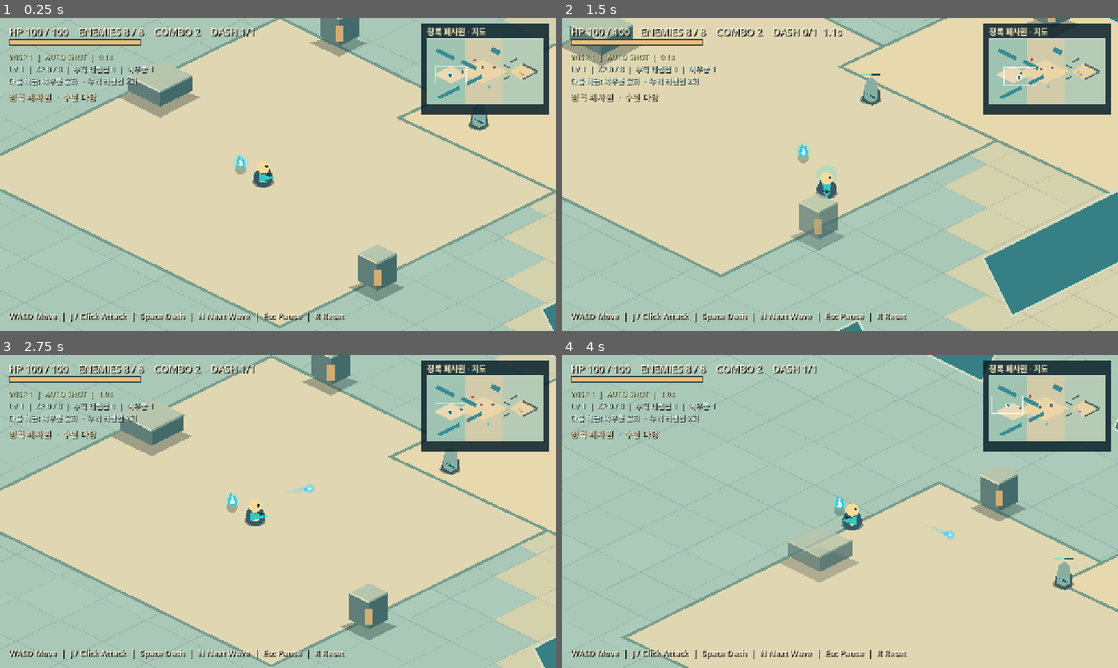
Above: before the commit, frames 1-4 (two rows, left to right).
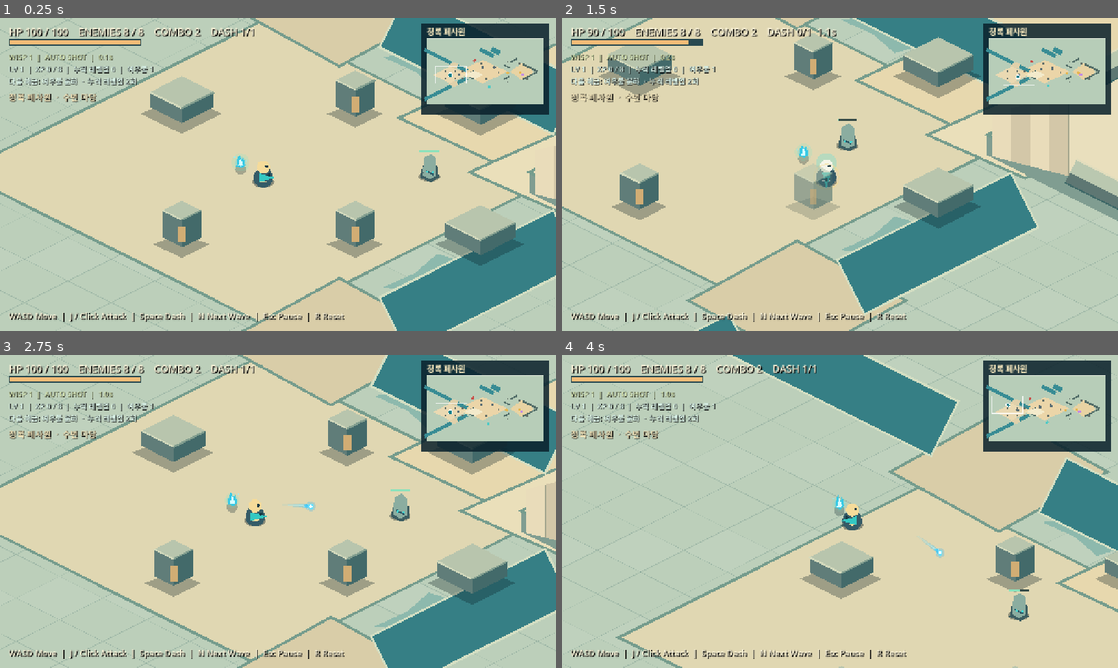
Above: after the commit, the same moments.

Repository: noru358/new-game
Game: Godot game, scene res://game/temple_region.tscn
Same seed, same stepped clock (60 frames per second), same inputs: the game is played once before the commit and once after it.
Inputs (mouse positions are in pixels of both pictures, inside the frame that each line leads up to):
- Up to frame 1 (0.25 s): no input
- Up to frame 2 (1.5 s): tap Enter at 0.5 s; move the mouse to (962, 158) at 0.52 s; hold D (move_right) 0.53-1.28 s; hold J (attack) 0.53-1.28 s; click (962, 158) at 0.67 s; move the mouse to (728, 190) at 1.27 s; hold S (move_down) from 1.28 s (still down); tap Space (dash) at 1.35 s
- Up to frame 3 (2.75 s): move the mouse to (333, 442) at 2.02 s; release S (move_down) at 2.03 s; hold D (move_right) from 2.03 s (still down); tap R at 2.1 s
- Up to frame 4 (4 s): move the mouse to (812, 574) at 2.77 s; release D (move_right) at 2.78 s; hold W (move_up) 2.78-3.53 s; tap K at 2.85 s; click (812, 574) at 2.92 s; move the mouse to (1006, 558) at 3.52 s; hold A (move_left) from 3.53 s (still down); tap 1 at 3.6 s

The runs differ from the first frame. In frame 1, 25% of the frame differs, in the area x 0-100%, y 0-100%; in frame 2, 39%; in frame 3, 27%; in frame 4, 22%.

Commit message:
Structure waterside courtyard with crossings and raised terrace

Diff:
--- a/game/temple_minimap.gd
+++ b/game/temple_minimap.gd
@@ -20,19 +20,26 @@
 func _draw() -> void:
 	if not is_instance_valid(region):
 		return
-	draw_rect(Rect2(Vector2.ZERO, size), Color("afc8b6"))
-	draw_rect(_map_rect(Rect2(0, 0, 1250, 2160)), Color("9fc4b2"))
-	draw_rect(_map_rect(Rect2(1250, 0, 1250, 2160)), Color("d2cba9"))
-	draw_rect(_map_rect(Rect2(2500, 0, 1340, 2160)), Color("b6cbb6"))
-	_draw_plaza(Vector2(790, 1180), 580.0, 285.0, Color("ead9b2"))
+	draw_rect(Rect2(Vector2.ZERO, size), Color("b7cdb8"))
+	_draw_plaza(region.WEST_COURT_CENTER, region.WEST_COURT_HALF.x, region.WEST_COURT_HALF.y, Color("ead9b2"))
+	_draw_plaza(region.WEST_UPPER_LANDING, 200.0, 110.0, Color("e0d0aa"))
+	_draw_plaza(region.WEST_LOWER_LANDING, 200.0, 110.0, Color("e0d0aa"))
 	_draw_plaza(Vector2(1830, 1080), 820.0, 385.0, Color("ebd5a8"))
 	_draw_plaza(Vector2(3130, 1080), 400.0, 280.0, Color("e8d3a3"))
+	_draw_plaza(region.WEST_GATE, 180.0, 80.0, Color("f0e0b5"))
+	_draw_plaza(region.UPPER_TERRACE_CENTER, region.UPPER_TERRACE_HALF.x, region.UPPER_TERRACE_HALF.y, Color("f3eacb"))
+	for patch in region.WET_BANK_AREAS:
+		draw_colored_polygon(_map_points(PackedVector2Array(patch)), Color("8db9ad"))
 	for i in range(region.WATER_AREAS.size()):
 		var world_points: PackedVector2Array = region.rotated_rect_points(region.WATER_AREAS[i], region.WATER_ANGLES[i])
 		draw_colored_polygon(_map_points(world_points), Color("388c94"))
 	for i in range(region.WALL_AREAS.size()):
 		var world_points: PackedVector2Array = region.rotated_rect_points(region.WALL_AREAS[i], region.WALL_ANGLES[i])
 		draw_colored_polygon(_map_points(world_points), Color("526d68"))
+	for prop in region.view_props:
+		if prop is ViewProp:
+			var footprint := _map_point(prop.global_position)
+			draw_rect(Rect2(footprint - Vector2(2.0, 2.0), Vector2(4.0, 4.0)), Color("65716a"))
 	var view_size: Vector2 = Vector2(1280, 720) / region.camera.zoom
 	var view_center: Vector2 = region.camera.get_screen_center_position()
 	var world_view := Rect2(view_center - view_size * 0.5, view_size)
--- a/game/temple_region.gd
+++ b/game/temple_region.gd
@@ -6,29 +6,43 @@
 const GROUND_REDRAW_DISTANCE := 96.0
 const REGION_SIZE := Vector2(3840, 2160)
 const PLAYER_START := Vector2(760, 1190)
+const WEST_COURT_CENTER := Vector2(760, 1180)
+const WEST_COURT_HALF := Vector2(560, 280)
+const WEST_UPPER_LANDING := Vector2(900, 875)
+const WEST_LOWER_LANDING := Vector2(900, 1485)
+const WEST_GATE := Vector2(1320, 1180)
+const UPPER_TERRACE_CENTER := Vector2(1550, 1180)
+const UPPER_TERRACE_HALF := Vector2(300, 150)
 const ENEMY_POINTS := [
-	Vector2(1180, 1080), Vector2(1850, 930), Vector2(2230, 940),
+	Vector2(1090, 1180), Vector2(1850, 930), Vector2(2230, 940),
 	Vector2(3090, 1100), Vector2(1580, 710), Vector2(2670, 1120),
 	Vector2(2070, 1570), Vector2(3160, 1180)
 ]
 const PILLAR_POINTS := [
-	Vector2(570, 1030), Vector2(900, 930), Vector2(970, 1380),
-	Vector2(1400, 990), Vector2(1800, 820), Vector2(1940, 1330),
+	Vector2(610, 1060), Vector2(930, 1060), Vector2(610, 1300),
+	Vector2(930, 1300), Vector2(1800, 820), Vector2(1940, 1330),
 	Vector2(2350, 1110), Vector2(2650, 760), Vector2(2650, 1410),
-	Vector2(3040, 810), Vector2(3290, 1330)
+	Vector2(3040, 810), Vector2(3290, 1330),
+	Vector2(1160, 1060), Vector2(1160, 1300)
 ]
 const WATER_AREAS := [
-	Rect2(280, 450, 650, 120), Rect2(1110, 800, 530, 120),
-	Rect2(350, 1710, 760, 120), Rect2(1270, 1300, 560, 120),
+	Rect2(-132, 520, 984, 112), Rect2(980, 924, 358, 112),
+	Rect2(-132, 1724, 984, 112), Rect2(980, 1324, 358, 112),
+	Rect2(1700, 400, 530, 120),
 	Rect2(2110, 330, 310, 160)
 ]
-const WATER_ANGLES := [DIAMOND_ANGLE, DIAMOND_ANGLE, -DIAMOND_ANGLE, -DIAMOND_ANGLE, DIAMOND_ANGLE]
+const WATER_ANGLES := [DIAMOND_ANGLE, DIAMOND_ANGLE, -DIAMOND_ANGLE, -DIAMOND_ANGLE, DIAMOND_ANGLE, DIAMOND_ANGLE]
+const WET_BANK_AREAS := [
+	[Vector2(980, 968), Vector2(1040, 995), Vector2(1080, 1030), Vector2(1130, 1015), Vector2(1185, 1050), Vector2(1210, 1010), Vector2(1090, 955)],
+	[Vector2(980, 1392), Vector2(1040, 1365), Vector2(1080, 1330), Vector2(1130, 1345), Vector2(1185, 1310), Vector2(1210, 1350), Vector2(1090, 1405)]
+]
 const WALL_AREAS := [
 	Rect2(2500, 880, 230, 50), Rect2(2500, 1260, 230, 50),
 	Rect2(3120, 925, 540, 52), Rect2(3120, 1183, 540, 52),
-	Rect2(2740, 680, 240, 50)
-]
-const WALL_ANGLES := [DIAMOND_ANGLE, -DIAMOND_ANGLE, DIAMOND_ANGLE, -DIAMOND_ANGLE, -DIAMOND_ANGLE]
+	Rect2(2740, 680, 240, 50),
+	Rect2(1391, 1054, 168, 28), Rect2(1391, 1279, 168, 28)
+]
+const WALL_ANGLES := [DIAMOND_ANGLE, -DIAMOND_ANGLE, DIAMOND_ANGLE, -DIAMOND_ANGLE, -DIAMOND_ANGLE, -DIAMOND_ANGLE, DIAMOND_ANGLE]
 const SPAWN_AREAS := [
 	Rect2(380, 730, 760, 670), Rect2(1260, 650, 1000, 800),
 	Rect2(1810, 1500, 780, 470), Rect2(2540, 780, 380, 620),
@@ -49,9 +63,9 @@
 		var pillar: ViewProp = ViewPropScript.new()
 		pillar.name = "TemplePillar%d" % i
 		pillar.position = PILLAR_POINTS[i]
-		pillar.footprint_radius = 38.0 if i % 4 == 0 else 31.0
+		pillar.footprint_radius = 42.0 if i >= 11 else 38.0 if i % 4 == 0 else 31.0
 		add_child(pillar)
-		pillar.configure(1 if i % 4 == 0 else 0, VIEW_PITCH)
+		pillar.configure(1 if i >= 11 or i % 4 == 0 else 0, VIEW_PITCH)
 		view_props.append(pillar)
 	for i in range(WATER_AREAS.size()):
 		_add_block(WATER_AREAS[i], true, WATER_ANGLES[i])
@@ -92,7 +106,7 @@
 	wisp_status.get_parent().add_child(panel)
 	var title := Label.new()
 	title.position = Vector2(13, 6)
-	title.text = "청록 폐사원 · 지도"
+	title.text = "청록 폐사원"
 	title.add_theme_font_size_override("font_size", 18)
 	title.add_theme_color_override("font_color", Color("f5e7bd"))
 	panel.add_child(title)
@@ -163,7 +177,7 @@
 			var center := diamond_grid_point(u, v)
 			if center.x < -80.0 or center.x > REGION_SIZE.x + 80.0 or center.y < -40.0 or center.y > REGION_SIZE.y + 40.0 or not visible.grow(80.0).has_point(center):
 				continue
-			var color := Color("a9c8b7") if center.x < 1250.0 else Color("d4d1ad") if center.x < 2500.0 else Color("bed1bd")
+			var color := Color("bccfba")
 			if (u + v) % 4 == 0:
 				color = color.lightened(0.04)
 			var points := PackedVector2Array([
@@ -172,9 +186,15 @@
 			])
 			draw_colored_polygon(points, color)
 			draw_polyline(PackedVector2Array([points[0], points[1], points[2], points[3], points[0]]), Color(0.27, 0.44, 0.42, 0.14), 1.3)
-	_draw_plaza(Vector2(790, 1180), 580.0, 285.0, Color("e0d7b2"))
+	_draw_plaza(WEST_COURT_CENTER, WEST_COURT_HALF.x, WEST_COURT_HALF.y, Color("e0d7b2"))
+	_draw_plaza(WEST_UPPER_LANDING, 200.0, 110.0, Color("d9cda8"))
+	_draw_plaza(WEST_LOWER_LANDING, 200.0, 110.0, Color("d9cda8"))
 	_draw_plaza(Vector2(1830, 1080), 820.0, 385.0, Color("e7d8ae"))
 	_draw_plaza(Vector2(3130, 1080), 400.0, 280.0, Color("e0d1a7"))
+	_draw_plaza(WEST_GATE, 180.0, 80.0, Color("eadfba"))
+	_draw_raised_terrace()
+	for patch in WET_BANK_AREAS:
+		draw_colored_polygon(PackedVector2Array(patch), Color("8db9ad"))
 	for i in range(WATER_AREAS.size()):
 		var points := rotated_rect_points(WATER_AREAS[i], WATER_ANGLES[i])
 		draw_colored_polygon(points, Color("367f85"))
@@ -196,6 +216,29 @@
 	])
 	draw_colored_polygon(points, color)
 	draw_polyline(PackedVector2Array([points[0], points[1], points[2], points[3], points[0]]), Color("759c8d"), 5.0)
+
+
+func _draw_raised_terrace() -> void:
+	var center := UPPER_TERRACE_CENTER
+	var half := UPPER_TERRACE_HALF
+	var left := center + Vector2(-half.x, 0)
+	var bottom := center + Vector2(0, half.y)
+	var right := center + Vector2(half.x, 0)
+	var face_drop := Vector2(0, 38)
+	draw_colored_polygon(PackedVector2Array([left, bottom, bottom + face_drop, left + face_drop]), Color("809d91"))
+	draw_colored_polygon(PackedVector2Array([bottom, right, right + face_drop, bottom + face_drop]), Color("6f8c82"))
+	_draw_plaza(center, half.x, half.y, Color("e9dfbd"))
+	for step in range(4):
+		var x0 := 1260.0 + float(step) * 35.0
+		var x1 := x0 + 35.0
+		var half0 := 40.0 + float(step) * 9.0
+		var half1 := half0 + 9.0
+		var tread := PackedVector2Array([
+			Vector2(x0, 1180.0 - half0), Vector2(x1, 1180.0 - half1),
+			Vector2(x1, 1180.0 + half1), Vector2(x0, 1180.0 + half0)
+		])
+		draw_colored_polygon(tread, Color("e9dcba") if step % 2 == 0 else Color("d3c7a8"))
+		draw_line(tread[1], tread[2], Color("a4a68e"), 2.0)
 
 
 func rotated_rect_points(area: Rect2, angle: float) -> PackedVector2Array:
--- a/game/temple_region.tscn
+++ b/game/temple_region.tscn
@@ -15,7 +15,7 @@
 y_sort_enabled = true
 
 [node name="FragmentA" parent="Enemies" instance=ExtResource("3_enemy")]
-position = Vector2(1180, 1080)
+position = Vector2(1090, 1180)
 
 [node name="FragmentB" parent="Enemies" instance=ExtResource("3_enemy")]
 position = Vector2(1850, 930)
--- a/tests/verify_1f.gd
+++ b/tests/verify_1f.gd
@@ -15,34 +15,37 @@
 	var enemies: Node2D = scene.get_node("Enemies")
 	for enemy in enemies.get_children():
 		enemy.set_physics_process(false)
+		_check(scene.arena_navigation.is_open(enemy.global_position, TrainingEnemy.RADIUS), "%s starts outside solid terrain" % enemy.name)
 	scene.wisp.set_physics_process(false)
 	_check(ProjectSettings.get_setting("application/run/main_scene") == "res://game/temple_region.tscn", "new region is the launch scene")
 	_check(scene.REGION_SIZE == Vector2(3840, 2160) and player.arena_bounds.size == scene.REGION_SIZE, "scrolling region uses expanded actor bounds")
 	_check(scene.camera.limit_right == 3840 and scene.camera.limit_bottom == 2160, "camera follows the expanded region")
 	_check(scene.arena_navigation.grid_size == Vector2i(120, 68), "navigation covers the full region")
-	_check(scene.arena_navigation.obstacles.size() == 11 and scene.arena_navigation.rectangular_obstacles.size() == 10, "pillars, water and walls share navigation")
+	_check(scene.arena_navigation.obstacles.size() == 13 and scene.arena_navigation.rectangular_obstacles.size() == 13, "pillars, water and walls share navigation")
+	_check(scene.arena_navigation.is_open(Vector2(1160, 1180), 25.0) and not scene.arena_navigation.is_open(Vector2(1160, 1060), 0.0), "courtyard gate stays open between two pylons")
+	_check(scene.arena_navigation.has_clear_path(Vector2(1230, 1180), Vector2(1500, 1180)) and not scene.arena_navigation.has_clear_path(Vector2(1450, 950), Vector2(1450, 1180)), "upper terrace has a central stair and blocked side approach")
 	_check(scene.minimap.visible and not scene.role_panel.visible and scene.minimap._map_point(scene.REGION_SIZE).is_equal_approx(scene.minimap.size), "upper-right minimap covers the full region")
-	_check(scene.arena_navigation.is_open(Vector2(800, 500), 0.0) and not scene.arena_navigation.is_open(Vector2(800, 650), 0.0), "water collision follows the diamond axis instead of a screen rectangle")
+	_check(scene.arena_navigation.is_open(Vector2(600, 850), 0.0) and not scene.arena_navigation.is_open(Vector2(600, 700), 0.0), "water collision follows the diamond axis instead of a screen rectangle")
 	var growth_rect := Rect2(scene.growth.hud.position, scene.growth.hud.get_combined_minimum_size())
 	var region_rect := Rect2(scene.region_label.position, scene.region_label.get_combined_minimum_size())
 	_check(not growth_rect.intersects(region_rect), "region label stays clear of growth information")
 	_check(scene.current_region_name(Vector2(700, 1000)) == "수변 마당" and scene.current_region_name(Vector2(1800, 1000)) == "사원 뜰" and scene.current_region_name(Vector2(2700, 1000)) == "회랑" and scene.current_region_name(Vector2(3150, 1000)) == "성소", "four spaces have separate identities")
 
-	var clear_bridge: bool = scene.arena_navigation.has_clear_path(Vector2(1020, 410), Vector2(1020, 620))
-	var blocked_water: bool = not scene.arena_navigation.has_clear_path(Vector2(600, 410), Vector2(600, 620))
+	var clear_bridge: bool = scene.arena_navigation.has_clear_path(Vector2(900, 700), Vector2(900, 970))
+	var blocked_water: bool = not scene.arena_navigation.has_clear_path(Vector2(600, 570), Vector2(600, 850))
 	_check(clear_bridge and blocked_water, "water channel has a broad usable opening")
-	var ray := PhysicsRayQueryParameters2D.create(Vector2(600, 410), Vector2(600, 620), 4)
+	var ray := PhysicsRayQueryParameters2D.create(Vector2(600, 570), Vector2(600, 850), 4)
 	var water_hit := scene.get_world_2d().direct_space_state.intersect_ray(ray)
 	_check(not water_hit.is_empty() and water_hit.collider is TempleBlock, "water collision matches navigation")
-	_check(not scene.arena_navigation.find_path(Vector2(800, 300), Vector2(800, 1000)).is_empty(), "north bank connects through the crossing")
+	_check(not scene.arena_navigation.find_path(Vector2(600, 500), Vector2(600, 900)).is_empty(), "north bank connects through the crossing")
 	_check(not scene.arena_navigation.has_clear_path(Vector2(3200, 1100), Vector2(3700, 1100)) and not scene.arena_navigation.find_path(Vector2(3200, 1100), Vector2(3700, 1100)).is_empty(), "sanctuary wall blocks shortcuts but leaves a route")
 	for point in [Vector2(600, 800), Vector2(2000, 1000), Vector2(2250, 1800), Vector2(2750, 1080), Vector2(3150, 980), Vector2(1970, 300)]:
 		_check(scene.can_spawn_at(point), "each region has a reachable spawn candidate at %s" % point)
 	_check(not scene.can_spawn_at(Vector2(600, 500)) and not scene.can_spawn_at(player.global_position), "water and the player start are excluded from spawning")
 	var chaser: TrainingEnemy = enemies.get_node("FragmentA")
-	player.global_position = Vector2(600, 710)
+	player.global_position = Vector2(600, 890)
 	player.hurt_immunity = 100.0
-	chaser.global_position = Vector2(600, 410)
+	chaser.global_position = Vector2(600, 520)
 	chaser.set_physics_process(true)
 	await _frames(120)
 	_check(absf(chaser.global_position.x - 600.0) > 80.0, "chaser moves toward a water crossing instead of pushing into the bank")
Not shown, changed: DEV_STATUS.md
Not shown, changed: LOOP_CONQUEST_MASTER.md
Not shown, changed: README.md
